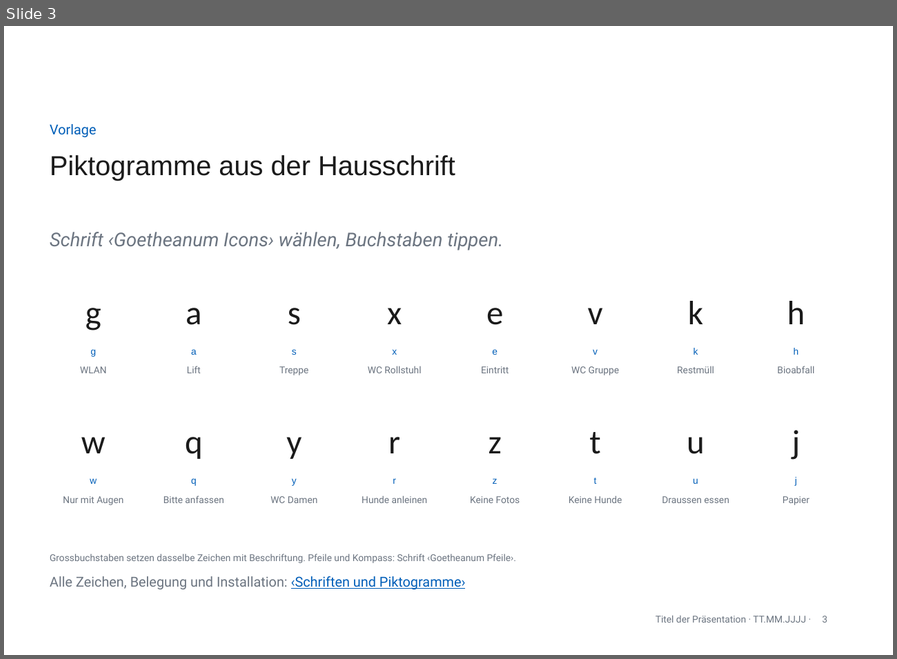
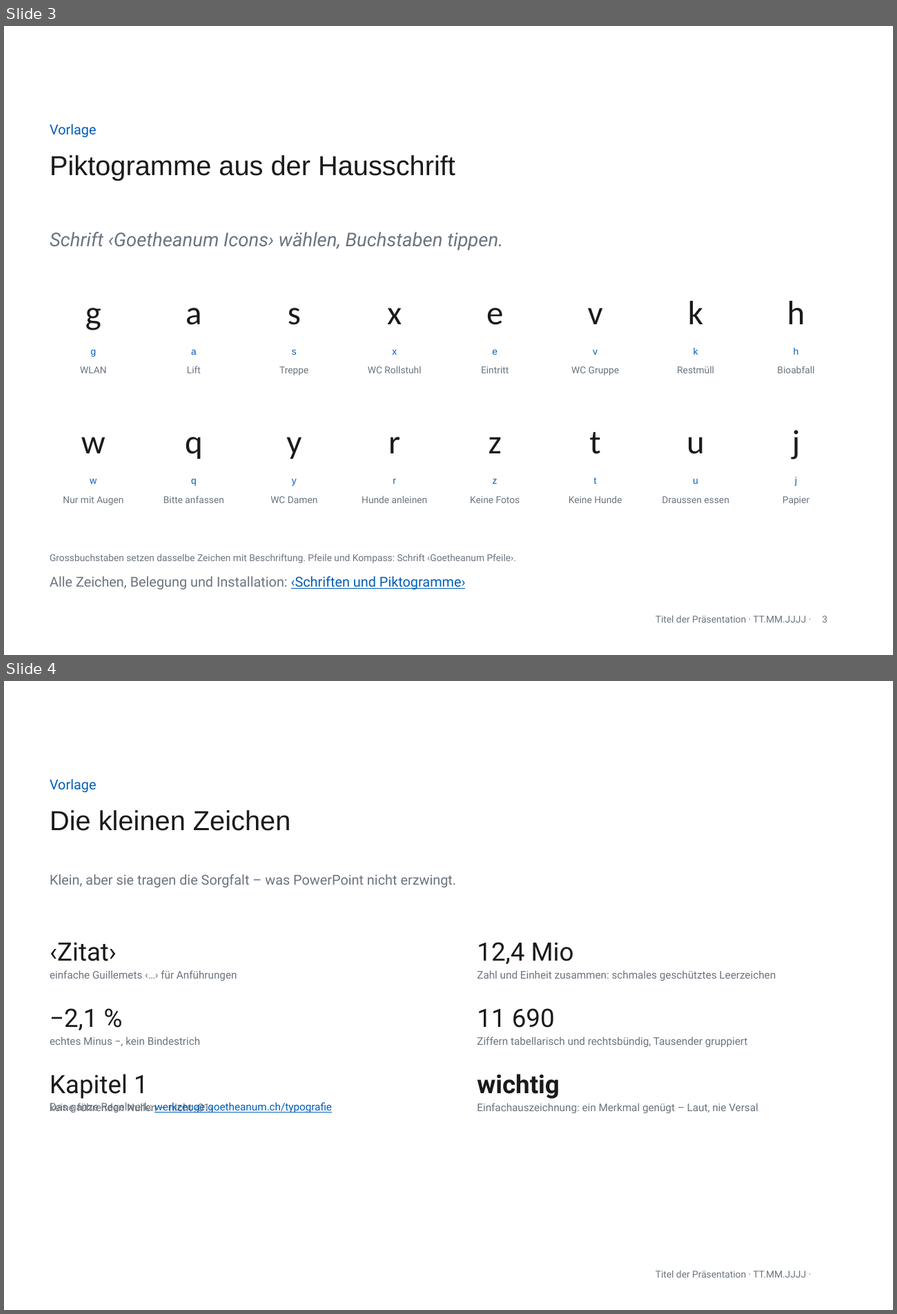
Before and after one commit to phtok/goeloggen, a slide deck: assets/templates/GoetheanumVorlageA4.pptx. Shown one above the other, each under a label of ours: slide 3 before the commit, slides 3 and 4 after it. The pictures are 897x659 and 897x1314 pixels, drawn with LibreOffice and Linux fonts; fonts in the diff are those of the drawing; background and template pictures are left out. Boxes give left, top, right and bottom in pixels: in the first picture for what was removed or moved away, otherwise in the second. Text is boxed around its words. In the diff, an @@ line names an element or a change of style, - is before the commit and + after.

```diff
--- a/assets/templates/GoetheanumVorlageA4.pptx
+++ b/assets/templates/GoetheanumVorlageA4.pptx
@@ slide 4 added at (x1=4, y1=681, x2=893, y2=1310), background #FFFFFF; not listed: 1 template element that a slide beside it also shows @@
@@ text added at (x1=50, y1=779, x2=96, y2=792), 13 pt, text #005EB8 @@
+Vorlage
@@ text added at (x1=50, y1=810, x2=291, y2=831), 26 pt, text #1A1A1A @@
+Die kleinen Zeichen
@@ text added at (x1=50, y1=874, x2=457, y2=887), 13 pt, text #6B7480 @@
+Klein, aber sie tragen die Sorgfalt – was PowerPoint nicht erzwingt.
@@ text added at (x1=50, y1=942, x2=237, y2=1112), 10 pt, text #6B7480 @@
+‹Zitat›
+einfache Guillemets ‹…› für Anführungen
+−2,1 %
+echtes Minus −, kein Bindestrich
+Kapitel 1
+keine führenden Nullen – nicht ‹01›
@@ text added at (x1=477, y1=942, x2=775, y2=1113), 10 pt, text #6B7480 @@
+12,4 Mio
+Zahl und Einheit zusammen: schmales geschütztes Leerzeichen
+11 690
+Ziffern tabellarisch und rechtsbündig, Tausender gruppiert
+wichtig
+Einfachauszeichnung: ein Merkmal genügt – Laut, nie Versal
@@ text added at (x1=50, y1=1102, x2=332, y2=1113), 10 pt, text #005EB8, underline @@
+Das ganze Regelwerk: werkzeuge.goetheanum.ch/typografie
```
Also in this commit, not shown: 2 other files.
